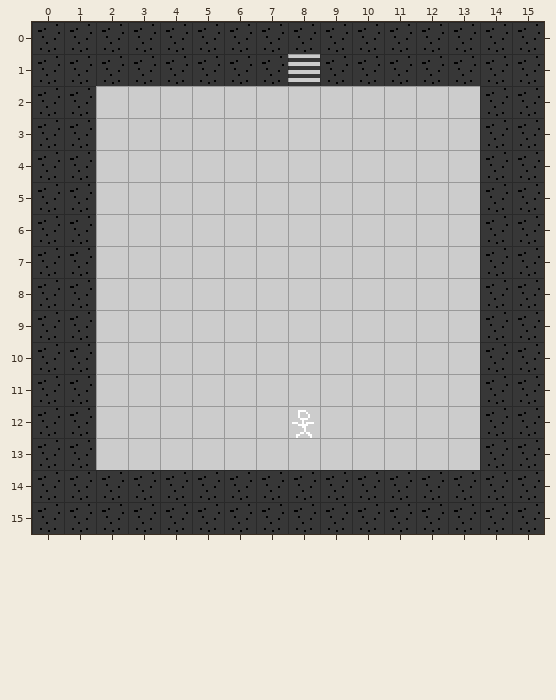
Tiled map, stored at assets/levels/level2.tmx. This is how it looked before the edit.
Cells are 16x16 px. Shown: x 0..15, y 0..15.
New version:
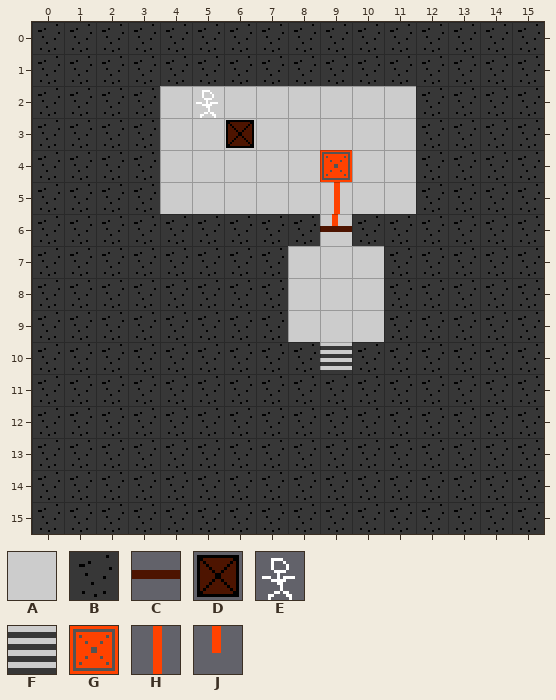
Key: from "tileset": A 0, B 1, C 4, D 8, E 10, F 11, G 20, H 22, J 23.
_ is an empty cell, # one hidden under a higher layer.
Tiles of an added or newly shown layer are drawn over the layers below it.
Commit message: Crates and wires
The edit:
Layer "base":
y 1: x 8 # -> B
y 2..5: x 2..3 AA -> BB; x 12..13 AA -> BB
y 6: x 2..8 AAAAAAA -> BBBBBBB; x 10..13 AAAA -> BBBB
y 7..9: x 2..7 AAAAAA -> BBBBBB; x 11..13 AAA -> BBB
y 10: x 2..8 AAAAAAA -> BBBBBBB; x 10..13 AAAA -> BBBB
y 11..13: x 2..13 AAAAAAAAAAAA -> BBBBBBBBBBBB
Layer "wires" (added):
y 4: x 9 _ -> G
y 5: x 9 _ -> H
y 6: x 9 _ -> J
Layer "objects":
y 1: x 8 F -> _
y 2: x 5 _ -> E
y 3: x 6 _ -> D
y 6: x 9 _ -> C
y 10: x 9 _ -> F
y 12: x 8 E -> _
Where, in picture pixels (left, top, right, bottom), the same in both pictures:
changed: (288, 54, 320, 84)
changed: (96, 86, 480, 470)
